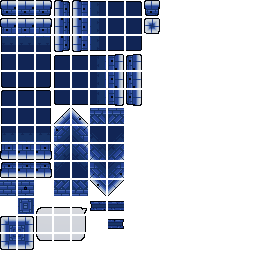
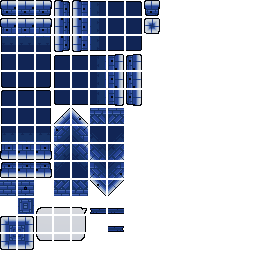
The second 256px x 256px image is a revision of the first. Changes to its layers:
painted on "그룹 2 - 고급 개체 그룹" over box(90, 201, 124, 232)
